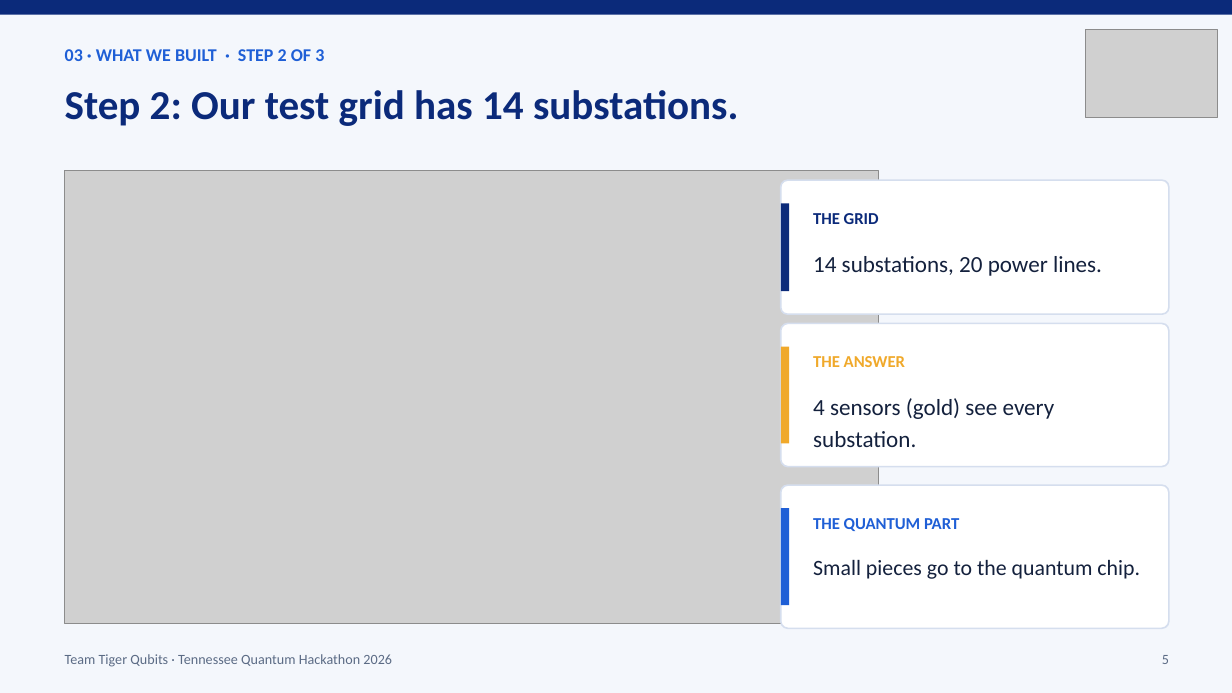
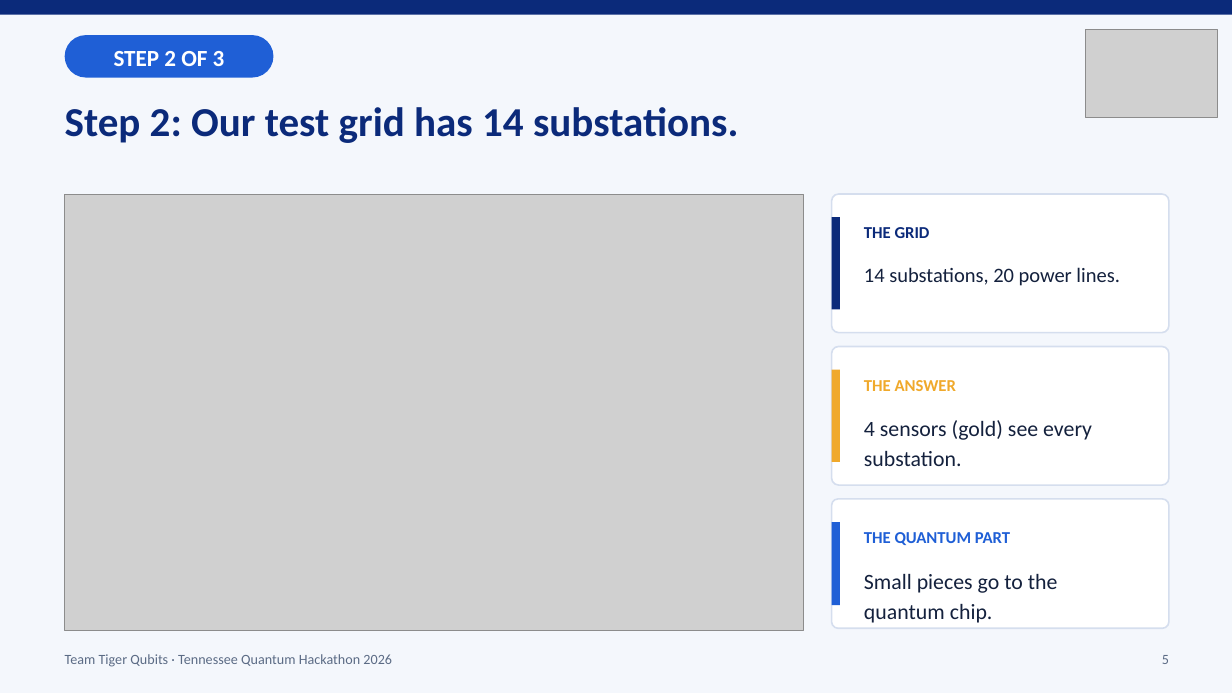
Before and after one commit to maalik313/pmu-placement-team, a slide deck: slide 5 of docs/deck/Tiger_Qubits_Pitch_v2.pptx. Drawn at 1232x693 pixels with LibreOffice and Linux fonts; fonts in the diff are those of the drawing; grey boxes stand for pictures. Boxes give left, top, right and bottom in pixels: in the first picture for what was removed or moved away, otherwise in the second. Text is boxed around its words. In the diff, an @@ line names an element or a change of style, - is before the commit and + after.

```diff
--- a/docs/deck/Tiger_Qubits_Pitch_v2.pptx
+++ b/docs/deck/Tiger_Qubits_Pitch_v2.pptx
@@ text "STEP 2 OF 3" at (114, 51, 225, 66): vertical alignment top to middle @@
@@ rounded rectangle added at (65, 35, 274, 78), fill #1F5FD6 @@
@@ text at (114, 51, 225, 66): text changed; size 14 to 18 pt; text colour #1F5FD6 to #FFFFFF @@
-03 · WHAT WE BUILT · STEP 2 OF 3
+STEP 2 OF 3
@@ text "Step 2: Our test grid ...": place and size @@
-text "Step 2: Our test grid ..." at (65, 90, 738, 126)
+text "Step 2: Our test grid ..." at (65, 107, 738, 143)
@@ picture: place and size @@
-picture at (65, 171, 879, 624)
+picture at (65, 194, 804, 630)
@@ rounded rectangle: place and size @@
-rounded rectangle at (781, 180, 1169, 314)
+rounded rectangle at (832, 194, 1169, 333)
@@ rectangle: place and size @@
-rectangle at (781, 203, 789, 291)
+rectangle at (832, 217, 840, 310)
@@ text "THE GRID": place and size @@
-text "THE GRID" at (813, 213, 879, 224)
+text "THE GRID" at (864, 227, 930, 238)
@@ text "14 substations, 20 power lines.": place and size @@
-text "14 substations, 20 power lines." at (813, 256, 1102, 276)
+text "14 substations, 20 power lines." at (864, 267, 1119, 286)
@@ text "14 substations, 20 power lines." at (864, 267, 1119, 286): size 18 to 16 pt @@
@@ rounded rectangle: place and size @@
-rounded rectangle at (781, 323, 1169, 467)
+rounded rectangle at (832, 347, 1169, 485)
@@ rectangle: place and size @@
-rectangle at (781, 347, 789, 444)
+rectangle at (832, 370, 840, 462)
@@ text "THE ANSWER": place and size @@
-text "THE ANSWER" at (813, 356, 905, 367)
+text "THE ANSWER" at (864, 380, 956, 391)
@@ text "4 sensors (gold) see every ...": place and size @@
-text "4 sensors (gold) see every ..." at (813, 398, 1055, 447)
+text "4 sensors (gold) see every ..." at (864, 420, 1092, 466)
@@ text "4 sensors (gold) see every ..." at (864, 420, 1092, 466): size 18 to 17 pt @@
@@ rounded rectangle: place and size @@
-rounded rectangle at (781, 485, 1169, 628)
+rounded rectangle at (832, 499, 1169, 628)
@@ rectangle: place and size @@
-rectangle at (781, 508, 789, 605)
+rectangle at (832, 522, 840, 605)
@@ text "THE QUANTUM PART": place and size @@
-text "THE QUANTUM PART" at (813, 518, 959, 531)
+text "THE QUANTUM PART" at (864, 532, 1010, 545)
@@ text "Small pieces go to the ..." rewrapped from (813, 560, 1140, 579) to (864, 574, 1058, 623) @@
```
Also in this commit, not shown: 6 other slides changed.
